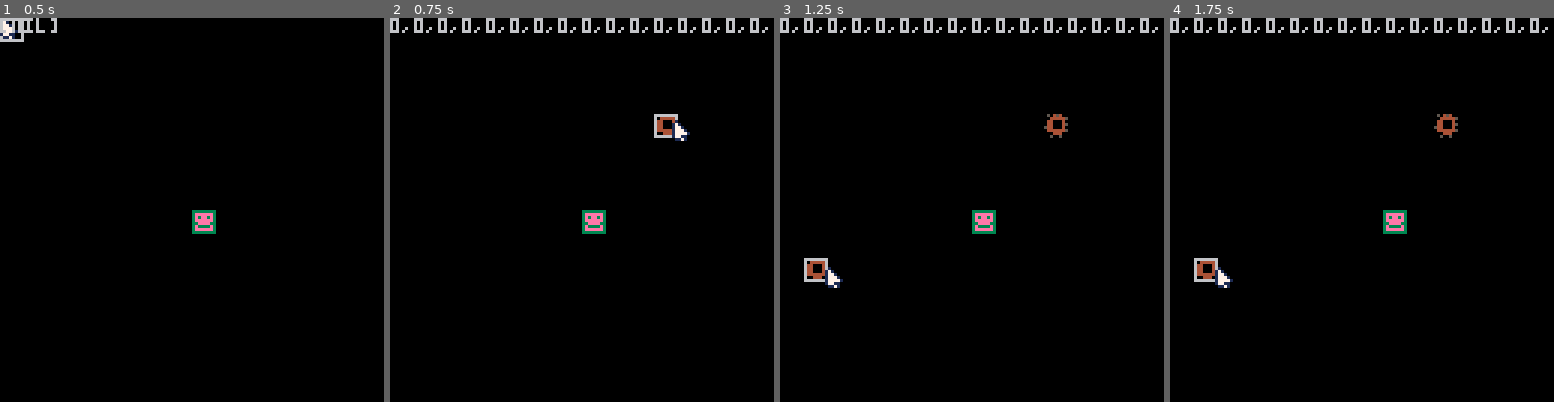
Above: before the commit, frames 1-4 (left to right).
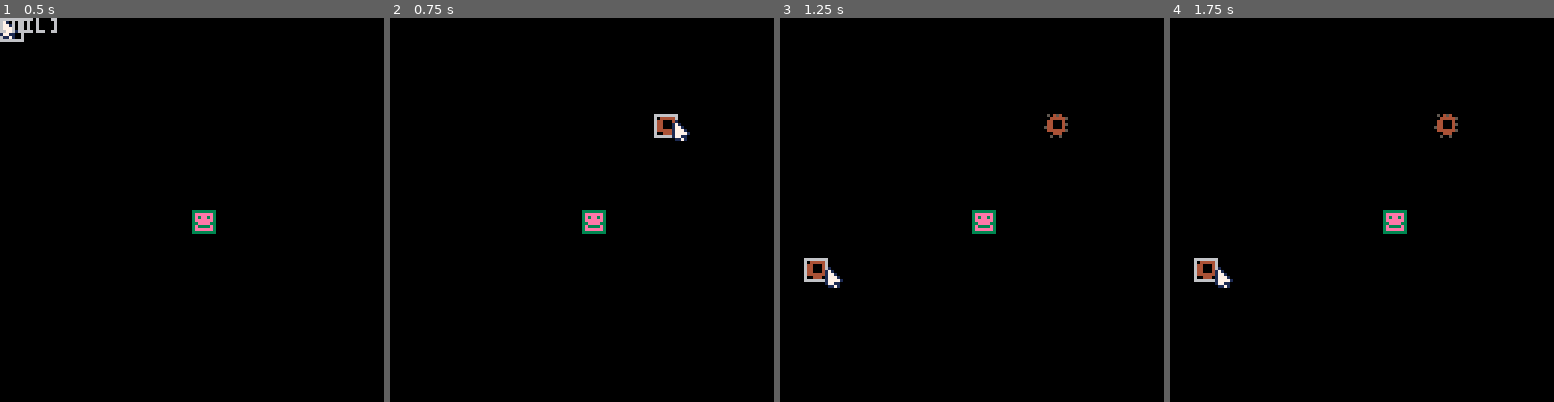
Above: after the commit, the same moments.

Repository: Yolwoocle/pico8_level_editor
Game: PICO-8 cartridge leveleditor.p8
Two runs of this game, one before a commit and one after it. Both use one fixed random seed, a clock stepped at 60 frames per second and the inputs below.
Inputs (mouse positions are in pixels of both pictures, inside the frame that each line leads up to):
- Up to frame 1 (0.5 s): no input
- Up to frame 2 (0.75 s): click (670, 121) at 0.67 s; tap O (Z key) at 0.7 s
- Up to frame 3 (1.25 s): click (826, 267) at 1.22 s
- Up to frame 4 (1.75 s): hold Right from 1.6 s (still down); tap O (Z key) at 1.7 s

Frame 1 is identical in both runs. In frame 2, 1.4% of the frame differs, in the area x 0-99%, y 0-4%; in frame 3, 1.4%; in frame 4, 1.4%.

Commit message:
Update leveleditor.p8

Diff:
--- a/leveleditor.p8
+++ b/leveleditor.p8
@@ -23,7 +23,7 @@
 	a=""
 	 for y =0,16 do
 	 	for x = 0,16 do
-	 		a=a..tostr(mget(x,y))..","
+	 		a=a..chr(mget(x,y)+32)
 			end
   end
 	end
